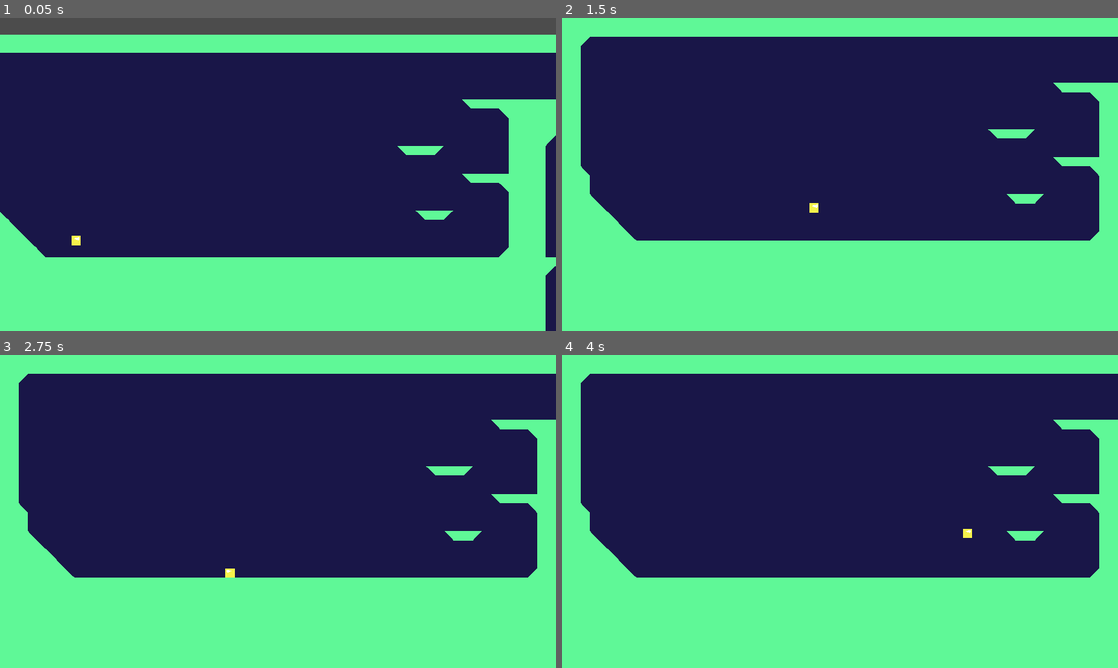
Above: before the commit, frames 1-4 (two rows, left to right).
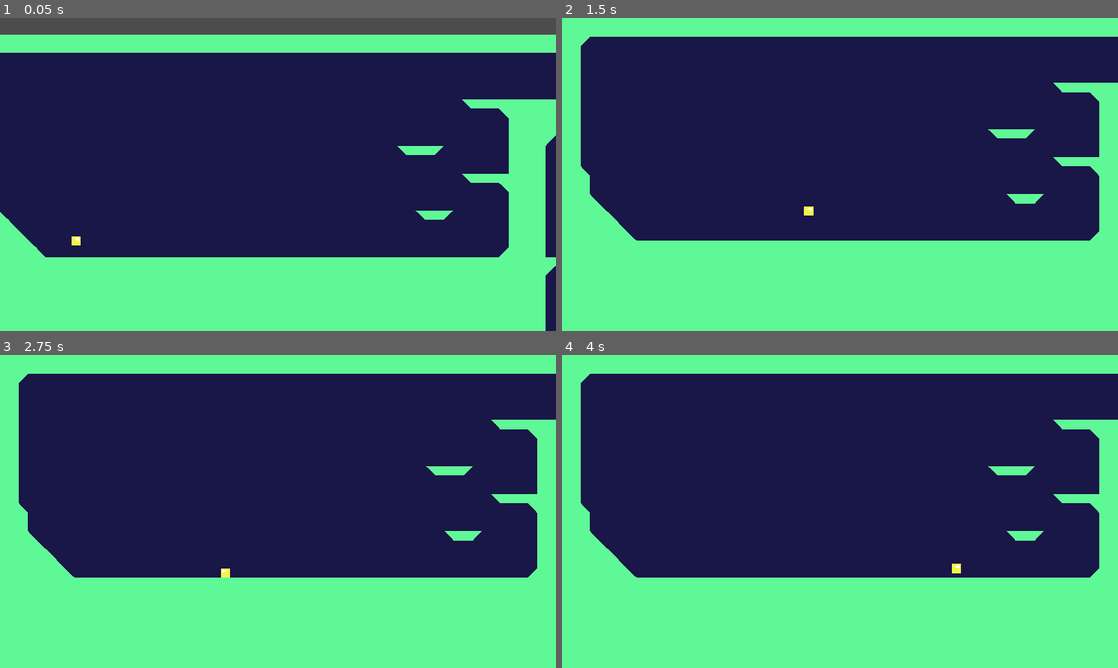
Above: after the commit, the same moments.

Repository: TheoTheTorch/MOVEMENT-2
Game: Godot game, scene res://World.tscn
The game is run twice, just before and just after one commit, with the same random seed, the same clock (stepped at 60 frames per second) and the same inputs.
Inputs:
- Up to frame 1 (0.05 s): no input
- Up to frame 2 (1.5 s): tap Enter at 0.5 s; hold C (jump) 0.53-1.28 s; hold Right (ui_right) from 0.53 s (still down); tap Space at 1.25 s; tap C (jump) at 1.35 s
- Up to frame 3 (2.75 s): tap C (jump) at 1.52, 1.82 s; release Right (ui_right) at 2.03 s; hold Left (ui_left) from 2.03 s (still down); hold C (jump) from 2.03 s (still down)
- Up to frame 4 (4 s): release Left (ui_left) at 2.78 s; release C (jump) at 2.78 s; hold Right (ui_right) from 2.78 s (still down); tap C (jump) at 2.85, 3.02, 3.32 s; hold C (jump) from 3.53 s (still down)

The runs differ from the first frame. In frame 1, less than 0.1% of the frame differs, in the area x 12-15%, y 69-72%; in frame 2, less than 0.1%; in frame 3, less than 0.1%; in frame 4, 0.1%, in the area x 70-74%, y 55-70%.

Commit message:
Moving Platforms fix

Diff:
--- a/Platforms/CirclePlatform.tscn
+++ b/Platforms/CirclePlatform.tscn
@@ -7,6 +7,8 @@
 radius = 128.0
 
 [node name="CirclePlatform" type="KinematicBody2D"]
+motion/sync_to_physics = true
+moving_platform_apply_velocity_on_leave = 2
 script = ExtResource( 2 )
 
 [node name="CollisionShape2D" type="CollisionShape2D" parent="."]
@@ -20,17 +22,16 @@
 [node name="Polygon2D" type="Polygon2D" parent="."]
 polygon = PoolVector2Array( 0, -64, -64, 0, 0, 64, 64, 0 )
 
-[node name="Platform" type="KinematicBody2D" parent="."]
-modulate = Color( 0.376471, 0.976471, 0.596078, 1 )
+[node name="CollisionPolygon2D" type="CollisionPolygon2D" parent="."]
 position = Vector2( 0, -64 )
-
-[node name="CollisionPolygon2D" type="CollisionPolygon2D" parent="Platform"]
 polygon = PoolVector2Array( -24, -88, 24, -88, 24, -56, -24, -56 )
 __meta__ = {
 "_editor_description_": ""
 }
 
-[node name="Polygon2D" type="Polygon2D" parent="Platform"]
+[node name="Polygon2D2" type="Polygon2D" parent="."]
+position = Vector2( 0, -64 )
+color = Color( 0.376471, 0.976471, 0.596078, 1 )
 polygon = PoolVector2Array( -24, -88, 24, -88, 24, -56, -24, -56 )
 __meta__ = {
 "_editor_description_": ""
--- a/Platforms/MovingPlatform.tscn
+++ b/Platforms/MovingPlatform.tscn
@@ -10,6 +10,8 @@
 
 [node name="ActualPlatform" type="KinematicBody2D" parent="."]
 position = Vector2( 0, -64 )
+motion/sync_to_physics = true
+moving_platform_apply_velocity_on_leave = 2
 
 [node name="CollisionPolygon2D" type="CollisionPolygon2D" parent="ActualPlatform"]
 polygon = PoolVector2Array( -80, -16, 80, -16, 80, 16, -80, 16 )
--- a/Player/Player.gd
+++ b/Player/Player.gd
@@ -5,19 +5,19 @@
 var face_direction := 1
 var x_dir := 1
 
-export var max_speed: int = 520
-export var acceleration: int = 32
-export var deceleration: int = 96
-export var air_acceleration : int = 48
-export var air_deceleration : int = 96
+export var max_speed: float = 520
+export var acceleration: float = 32
+export var deceleration: float = 96
+export var air_acceleration : float = 48
+export var air_deceleration : float = 96
 
-export var gravity_acceleration : int = 7680
-export var gravity_max : int = 700
+export var gravity_acceleration : float = 7680
+export var gravity_max : float = 700
 
 # JUMP VARAIABLES ------------------- #
-export var jump_force : int = 1650
+export var jump_force : float = 1650
 export var jump_cut : float = 0.25
-export var jump_gravity_max : int = 1020
+export var jump_gravity_max : float = 1020
 export var jump_hang_treshold : float = 2.0
 export var jump_hang_gravity_mult : float = 0.001
 # Timers
--- a/Player/Player.tscn
+++ b/Player/Player.tscn
@@ -13,7 +13,6 @@
 collision_mask = 14
 collision/safe_margin = 0.04
 script = ExtResource( 1 )
-jump_hang_treshold = 1.0
 
 [node name="CollisionShape2D" type="CollisionShape2D" parent="."]
 position = Vector2( -16, 8 )
--- a/World.tscn
+++ b/World.tscn
@@ -25,9 +25,6 @@
 
 [node name="Player" parent="." instance=ExtResource( 1 )]
 position = Vector2( -1557, 700 )
-max_speed = 540
-gravity_acceleration = 6720
-jump_force = 1700
 
 [node name="Platforms" type="Node2D" parent="."]
 
